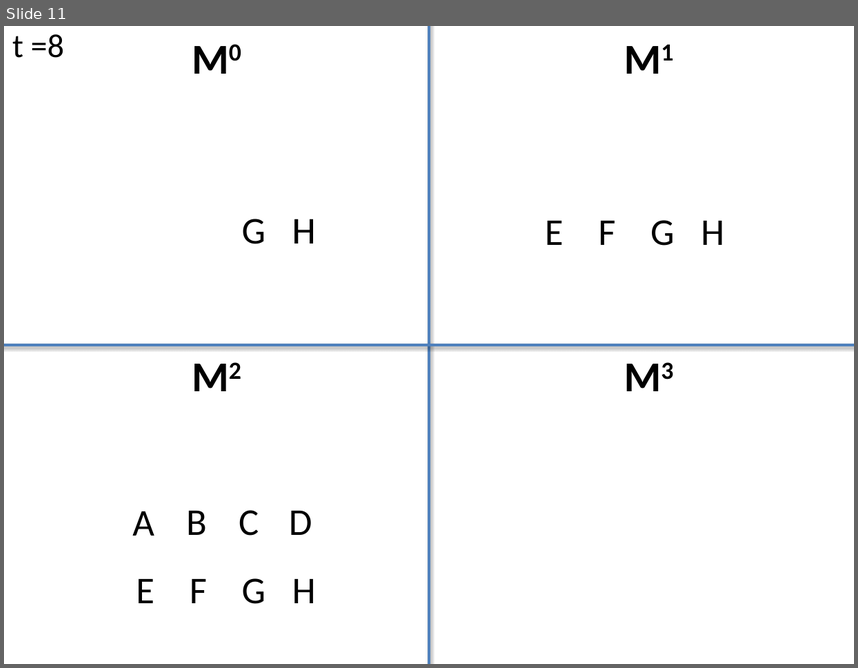
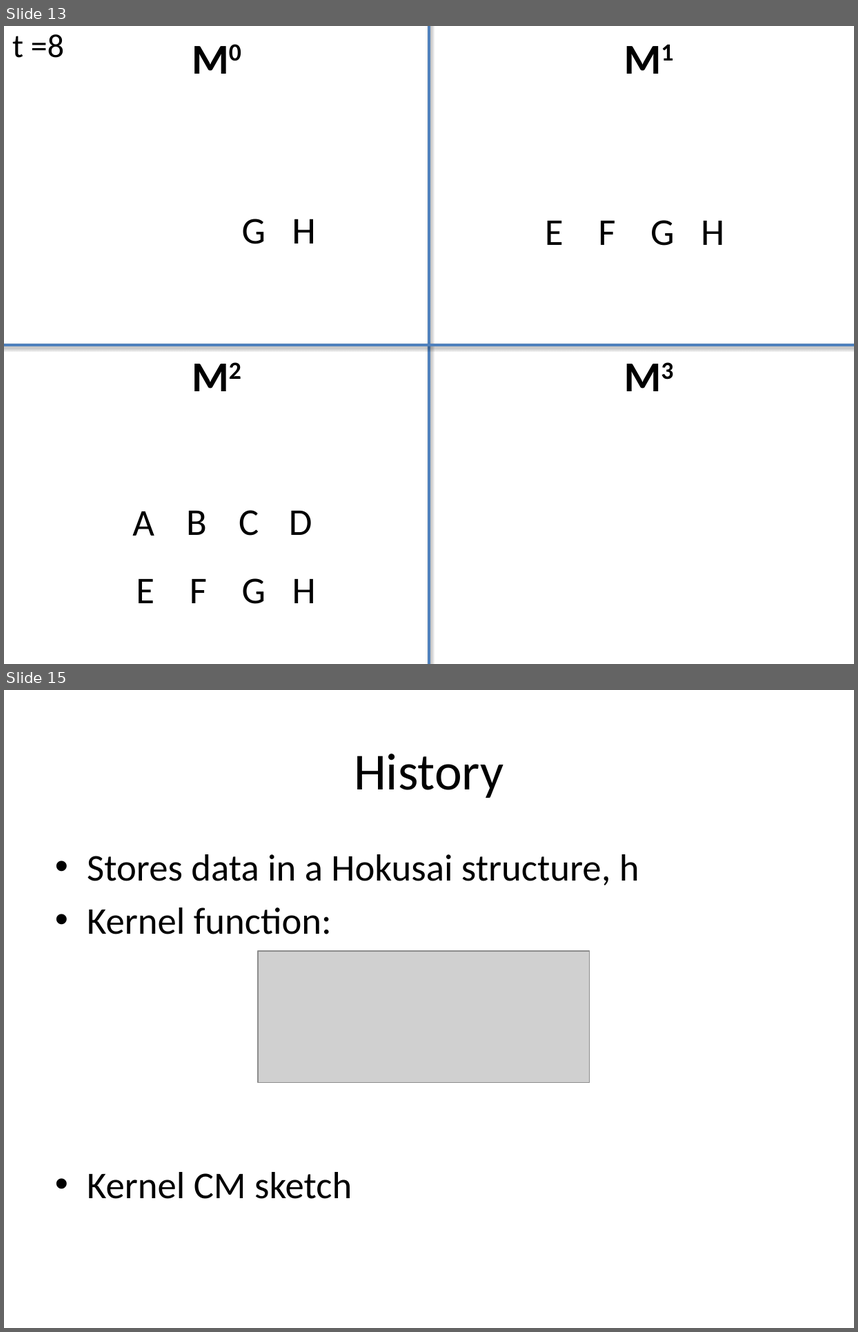
Before and after one commit to kiranvodrahalli/cos521, a slide deck: Presentation.pptx. Shown one above the other, each under a label of ours: slide 11 before the commit, slides 13 and 15 after it; the slides between them are not shown. The pictures are 858x668 and 858x1332 pixels, drawn with LibreOffice and Linux fonts; fonts in the diff are those of the drawing; grey boxes stand for pictures. Boxes give left, top, right and bottom in pixels: in the first picture for what was removed or moved away, otherwise in the second. Text is boxed around its words. In the diff, an @@ line names an element or a change of style, - is before the commit and + after.

```diff
--- a/Presentation.pptx
+++ b/Presentation.pptx
@@ slide 15 added at (4, 690, 854, 1328), background #FFFFFF @@
@@ title added at (354, 753, 504, 798), 44 pt, text #000000 @@
+History
@@ text added at (87, 854, 639, 1199), 32 pt, text #000000 @@
+• Stores data in a Hokusai structure, h
+• Kernel function:
+• Kernel CM sketch
@@ picture added at (258, 951, 590, 1083) @@
@@ what was slide 11 is now slide 13 @@
```
Also in this commit, not shown: 3 slides changed, 7 other slides added, 3 slides removed, 1 other file.
